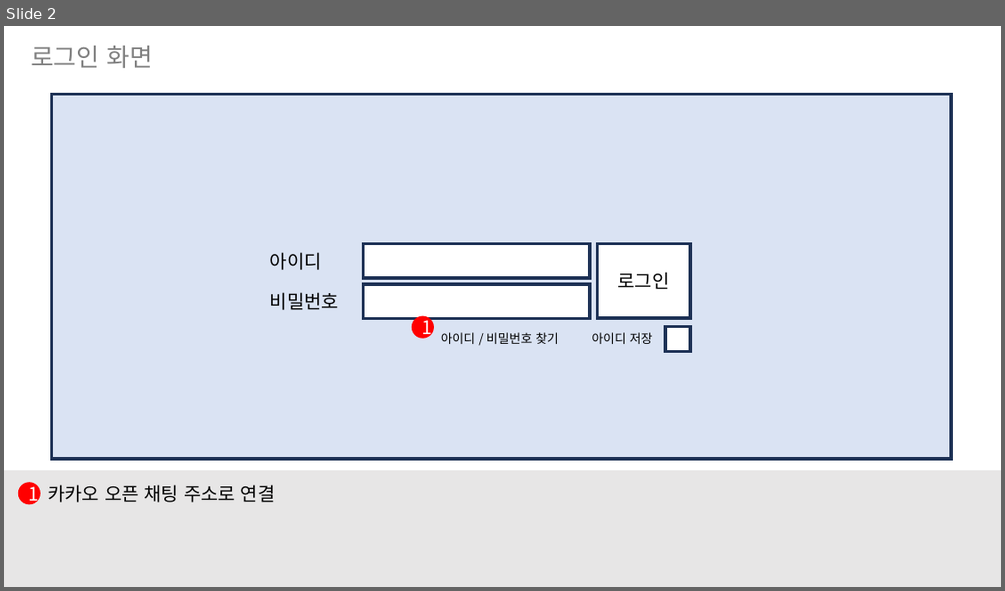
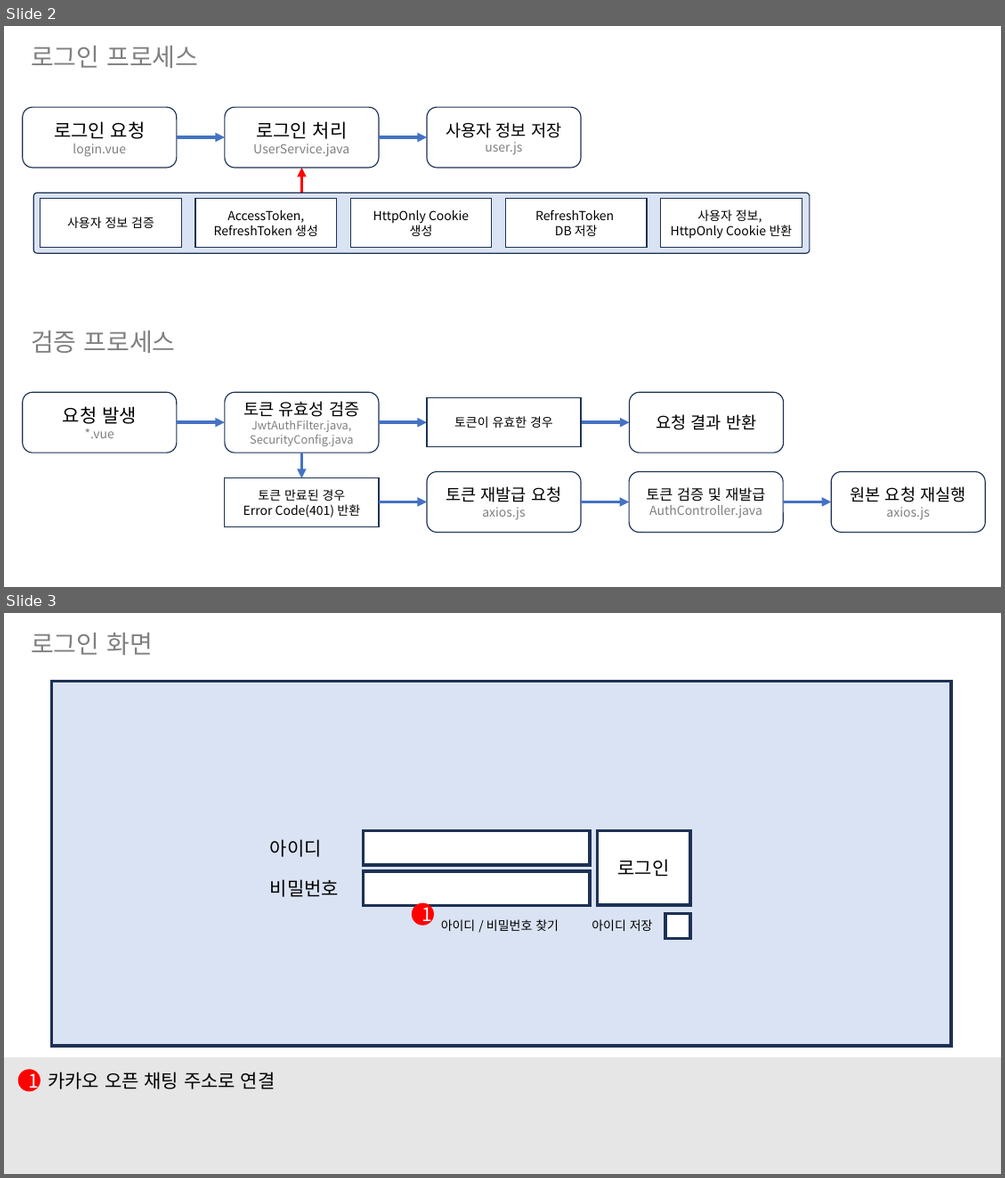
Before and after one commit to yhoo0094/miniPX, a slide deck: 산출물/화면정의서/MiniPX_화면정의서_V0.3.pptx. Shown one above the other, each under a label of ours: slide 2 before the commit, slides 2 and 3 after it. The pictures are 1005x591 and 1005x1178 pixels, drawn with LibreOffice and Linux fonts; fonts in the diff are those of the drawing. Boxes give left, top, right and bottom in pixels: in the first picture for what was removed or moved away, otherwise in the second. Text is boxed around its words. In the diff, an @@ line names an element or a change of style, - is before the commit and + after.

```diff
--- a/산출물/화면정의서/MiniPX_화면정의서_V0.3.pptx
+++ b/산출물/화면정의서/MiniPX_화면정의서_V0.3.pptx
@@ slide 2 added at bbox=[4, 26, 1001, 587], background #FFFFFF @@
@@ text added at bbox=[31, 46, 198, 68], 24 pt, text #808080 @@
+로그인 프로세스
@@ rounded rectangle added at bbox=[23, 107, 177, 168], outline #1E3256 1 pt, 12 pt, text #808080 @@
+로그인 요청
+login.vue
@@ rounded rectangle added at bbox=[225, 107, 379, 168], outline #1E3256 1 pt, 12 pt, text #808080 @@
+로그인 처리
+UserService.java
@@ rounded rectangle added at bbox=[427, 107, 581, 168], outline #1E3256 1 pt, 16 pt, text #000000 @@
+사용자 정보 저장
+user.js
@@ arrow added from (177, 137) to (225, 137), #4472C4 3 pt @@
@@ arrow added from (379, 137) to (427, 137), #4472C4 3 pt @@
@@ arrow added from (301, 192) to (301, 168), #FF0000 3 pt @@
@@ rounded rectangle added at bbox=[34, 192, 810, 253], fill #DAE3F3, outline #1E3256 1 pt @@
@@ rectangle added at bbox=[40, 198, 182, 247], fill #FFFFFF, outline #1E3256 1 pt, 12 pt, text #000000 @@
+사용자 정보 검증
@@ rectangle added at bbox=[195, 198, 337, 247], fill #FFFFFF, outline #1E3256 1 pt, 12 pt, text #000000 @@
+AccessToken, RefreshToken 생성
@@ rectangle added at bbox=[350, 198, 492, 247], fill #FFFFFF, outline #1E3256 1 pt, 12 pt, text #000000 @@
+HttpOnly Cookie
+생성
@@ rectangle added at bbox=[506, 198, 647, 247], fill #FFFFFF, outline #1E3256 1 pt, 12 pt, text #000000 @@
+RefreshToken
+DB 저장
@@ rectangle added at bbox=[661, 198, 802, 247], fill #FFFFFF, outline #1E3256 1 pt, 12 pt, text #000000 @@
+사용자 정보,
+HttpOnly Cookie 반환
@@ text added at bbox=[31, 330, 175, 353], 24 pt, text #808080 @@
+검증 프로세스
@@ rounded rectangle added at bbox=[23, 393, 177, 453], outline #1E3256 1 pt, 12 pt, text #808080 @@
+요청 발생
+*.vue
@@ rounded rectangle added at bbox=[225, 393, 379, 453], outline #1E3256 1 pt, 11 pt, text #808080 @@
+토큰 유효성 검증
+JwtAuthFilter.java,
+SecurityConfig.java
@@ rectangle added at bbox=[427, 398, 581, 446], fill #FFFFFF, outline #1E3256 1 pt, 12 pt, text #000000 @@
+토큰이 유효한 경우
@@ rounded rectangle added at bbox=[629, 393, 783, 453], outline #1E3256 1 pt, 16 pt, text #000000 @@
+요청 결과 반환
@@ arrow added from (177, 422) to (225, 422), #4472C4 3 pt @@
@@ arrow added from (379, 422) to (427, 422), #4472C4 3 pt @@
@@ arrow added from (582, 422) to (629, 422), #4472C4 3 pt @@
@@ arrow added from (301, 452) to (301, 478), #4472C4 3 pt @@
@@ rectangle added at bbox=[225, 478, 379, 527], fill #FFFFFF, outline #1E3256 1 pt, 12 pt, text #000000 @@
+토큰 만료된 경우
+Error Code(401) 반환
@@ rounded rectangle added at bbox=[427, 472, 581, 532], outline #1E3256 1 pt, 12 pt, text #808080 @@
+토큰 재발급 요청
+axios.js
@@ rounded rectangle added at bbox=[629, 472, 783, 532], outline #1E3256 1 pt, 12 pt, text #808080 @@
+토큰 검증 및 재발급
+AuthController.java
@@ rounded rectangle added at bbox=[831, 472, 985, 532], outline #1E3256 1 pt, 12 pt, text #808080 @@
+원본 요청 재실행
+axios.js
@@ arrow added from (379, 501) to (427, 501), #4472C4 3 pt @@
@@ arrow added from (582, 501) to (629, 501), #4472C4 3 pt @@
@@ arrow added from (783, 501) to (831, 501), #4472C4 3 pt @@
@@ what was slide 2 is now slide 3 @@
```
Also in this commit, not shown: 1 slide changed, 8 other files.
